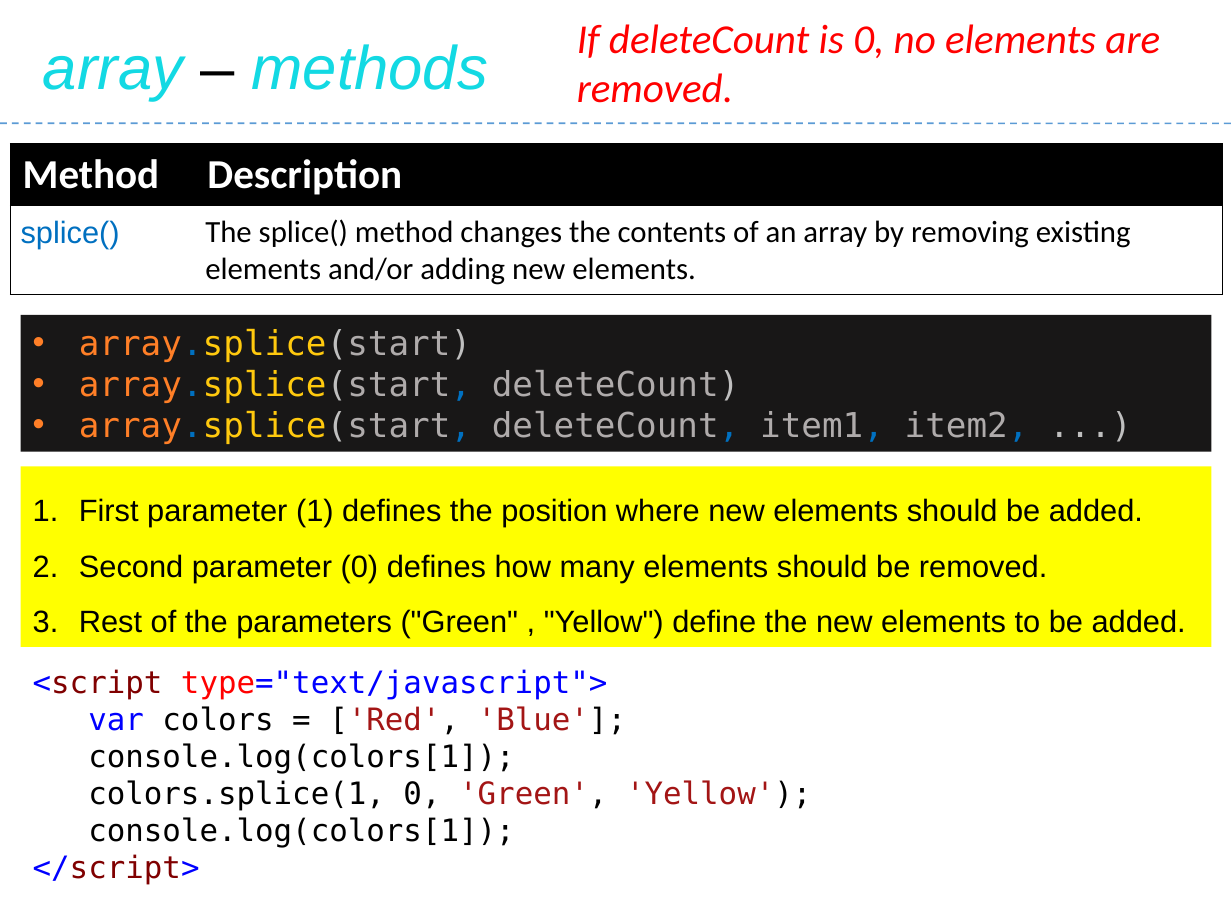
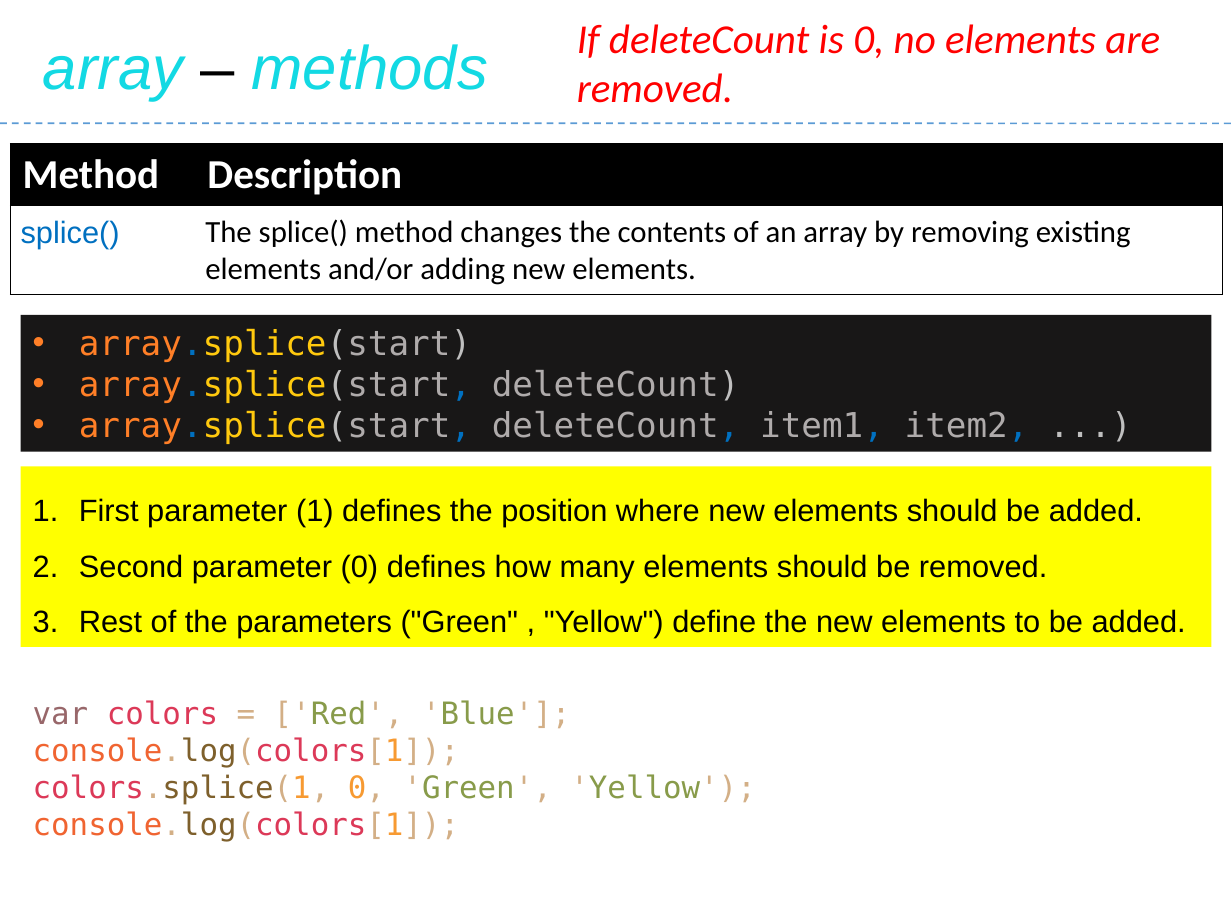
Before and after one commit to Saleel-Bagde/PPT-s, a slide deck: slide 159 of JavaScript.pptx (slide 158 before the commit). Drawn at 1232x924 pixels with LibreOffice and Linux fonts; fonts in the diff are those of the drawing. Boxes give left, top, right and bottom in pixels: in the first picture for what was removed or moved away, otherwise in the second. Text is boxed around its words. In the diff, an @@ line names an element or a change of style, - is before the commit and + after.

```diff
--- a/JavaScript.pptx
+++ b/JavaScript.pptx
@@ text "var colors = ['Red', 'Blue'];": place and size @@
-text "var colors = ['Red', 'Blue'];" at (33,669,811,885)
+text "var colors = ['Red', 'Blue'];" at (33,700,755,842)
@@ text "var colors = ['Red', 'Blue'];" at (33,700,755,842): text colour #0000FF to #98676A in "var"; text colour #000000 to #DC3958 in "colors", "console.log(colors[1]);", "colors.splice(1,", "console.log(colors[1]);"; text colour #000000 to #D3AF86 in "= ['Red', 'Blue'];", "console.log(colors[1]);", "colors.splice(1, 0, 'Green', 'Yellow');", "console.log(colors[1]);"; text colour #A31515 to #D3AF86, text colour #A31515 to #889B4A in "['Red', 'Blue'];", "'Green', 'Yellow');"; text colour #000000 to #F06431 in "console.log(colors[1]);", "console.log(colors[1]);"; text colour #000000 to #7E602C in "console.log(colors[1]);", "colors.splice(1,", "console.log(colors[1]);"; text colour #000000 to #F79A32 in "console.log(colors[1]);", "colors.splice(1, 0,", "console.log(colors[1]);" @@
@@ text at (33,669,607,700): paragraph removed @@
-<script type="text/javascript">
@@ text at (33,854,200,885): paragraph removed @@
-</script>
```
Also in this commit, not shown: 14 other slides changed, 1 slide added.
